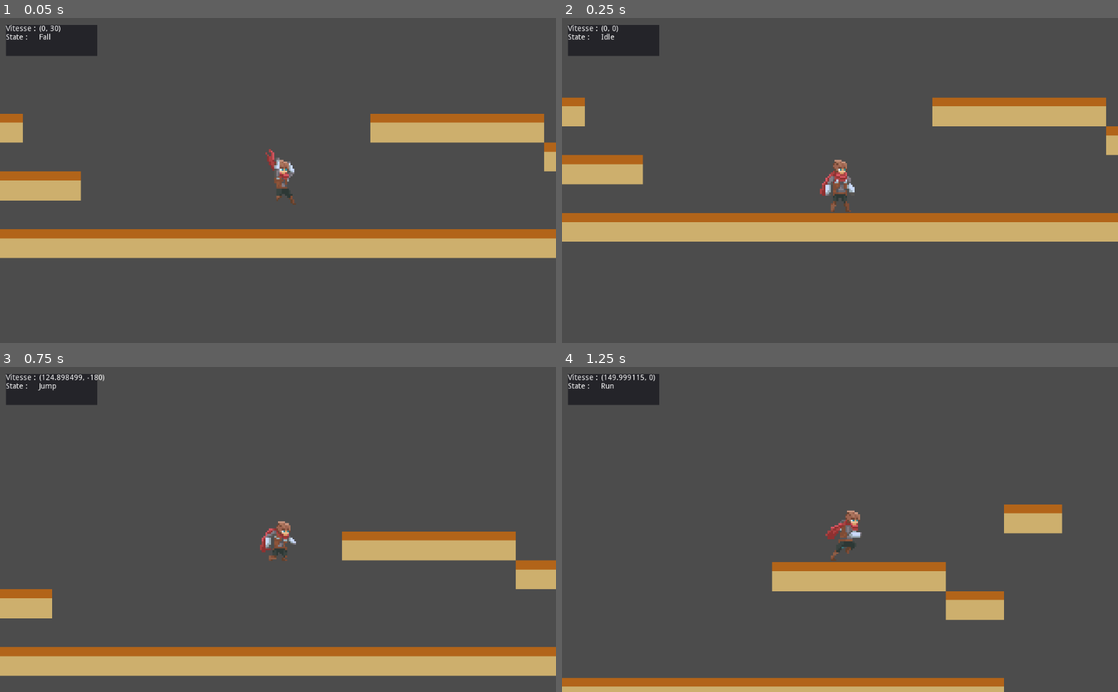
Above: before the commit, frames 1-4 (two rows, left to right).
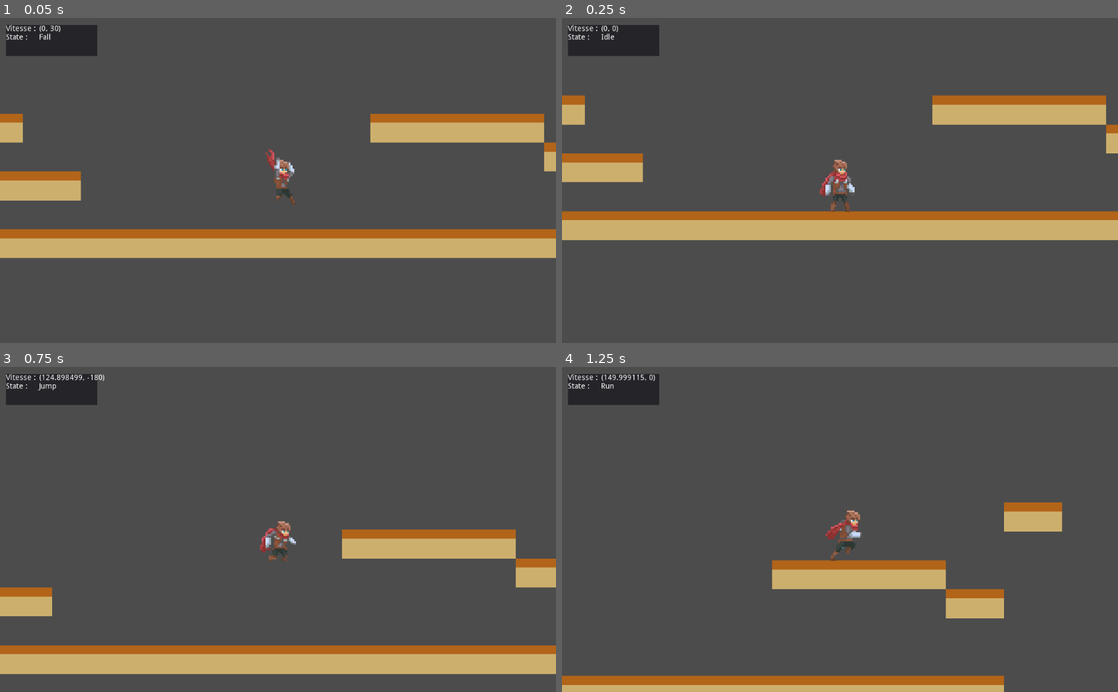
Above: after the commit, the same moments.

Repository: MilleniumBlitz/BasicPlateformer
Game: Godot game, scene res://Main.tscn
Same seed, same stepped clock (60 frames per second), same inputs: the game is played once before the commit and once after it.
Inputs:
- Up to frame 1 (0.05 s): no input
- Up to frame 2 (0.25 s): no input
- Up to frame 3 (0.75 s): hold Right (move_right) from 0.53 s (still down); hold Space (jump) from 0.53 s (still down)
- Up to frame 4 (1.25 s): keep holding Right (move_right); keep holding Space (jump)

Frame 1 is identical in both runs. In frame 2, 2.7% of the frame differs, in the area x 0-100%, y 23-69%; in frame 3, 2.8%, in the area x 0-100%, y 50-96%; in frame 4, 2.0%.

Commit message:
Add wall jump

Diff:
--- a/entities/hero/Hero.gd
+++ b/entities/hero/Hero.gd
@@ -22,6 +22,8 @@
 var double_jump = false
 var coyoteTimer = 0
 var numCoyoteFrames = 6
+var stickyWallTimer = 0
+var stickyWallFrames = 10
 
 var rotation_enabled = true
 
--- a/entities/hero/Hero.tscn
+++ b/entities/hero/Hero.tscn
@@ -62,9 +62,8 @@
 "speed": 5.0
 } ]
 
-[sub_resource type="CapsuleShape2D" id=2]
-radius = 8.0
-height = 14.0
+[sub_resource type="RectangleShape2D" id=5]
+extents = Vector2( 7, 14 )
 
 [sub_resource type="Animation" id=3]
 resource_name = "slide"
@@ -119,9 +118,8 @@
 animation = "idle"
 
 [node name="NormalCollision" type="CollisionShape2D" parent="."]
-visible = false
 position = Vector2( 0, 3 )
-shape = SubResource( 2 )
+shape = SubResource( 5 )
 
 [node name="AnimationPlayer" type="AnimationPlayer" parent="."]
 anims/slide = SubResource( 3 )
--- a/entities/hero/states/Idle.gd
+++ b/entities/hero/states/Idle.gd
@@ -14,6 +14,6 @@
 	if (entity.direction != 0 && !entity.is_next_to_wall() && entity.is_on_floor()):
 			emit_signal("switch_state", "Run")
 
-	entity.velocity.x = lerp(entity.velocity.x, 0, 0.1)
+	entity.velocity.x = lerp(entity.velocity.x, 0, 0.3)
 	entity.velocity.y += entity.gravity
 	entity.velocity = entity.move_and_slide(entity.velocity, Vector2.UP)
--- a/entities/hero/states/OnAir.gd
+++ b/entities/hero/states/OnAir.gd
@@ -3,6 +3,9 @@
 class_name OnAir
 
 func _handle_input(event):
+	if event.is_action_pressed("jump") && entity.is_next_to_wall() && entity.stickyWallTimer < entity.stickyWallFrames:
+			entity.velocity.y = -entity.jump_force
+			print("oui")
 	return
 	if (event.is_action_pressed("jump") && !entity.double_jump):
 		entity.double_jump = true
@@ -10,3 +13,5 @@
 
 func _update(_delta):
 	entity.coyoteTimer += 1
+	if (entity.is_next_to_wall() && !entity.is_on_floor()):
+		entity.stickyWallTimer += 1
--- a/entities/hero/states/OnGround.gd
+++ b/entities/hero/states/OnGround.gd
@@ -6,6 +6,7 @@
 	._enter_state()
 	entity.double_jump = false
 	entity.coyoteTimer = 0
+	entity.stickyWallTimer = 0
 
 #func _handle_input(event):
 #	if (event.is_action_pressed("jump") && (entity.coyoteTimer < entity.numCoyoteFrames)):
